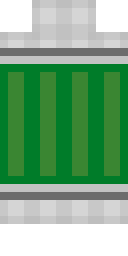
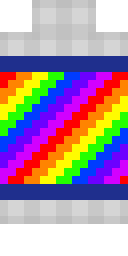
Before/after of a 128×256 layered artwork. What changed in the layer stack:
added layer "Layer 9" above "upRooms" over [0, 56, 128, 200]
hid "upRooms" over [0, 48, 128, 200]
